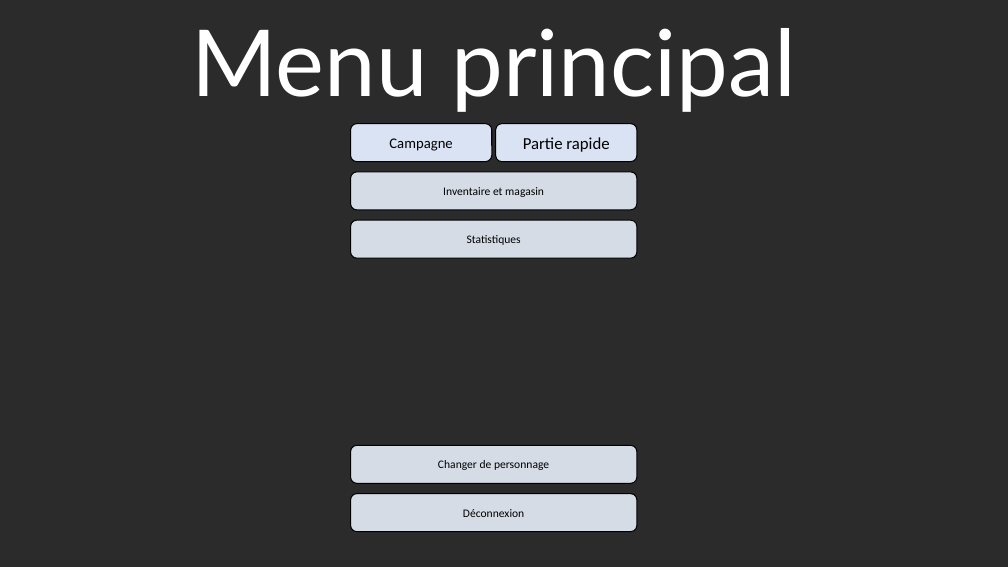
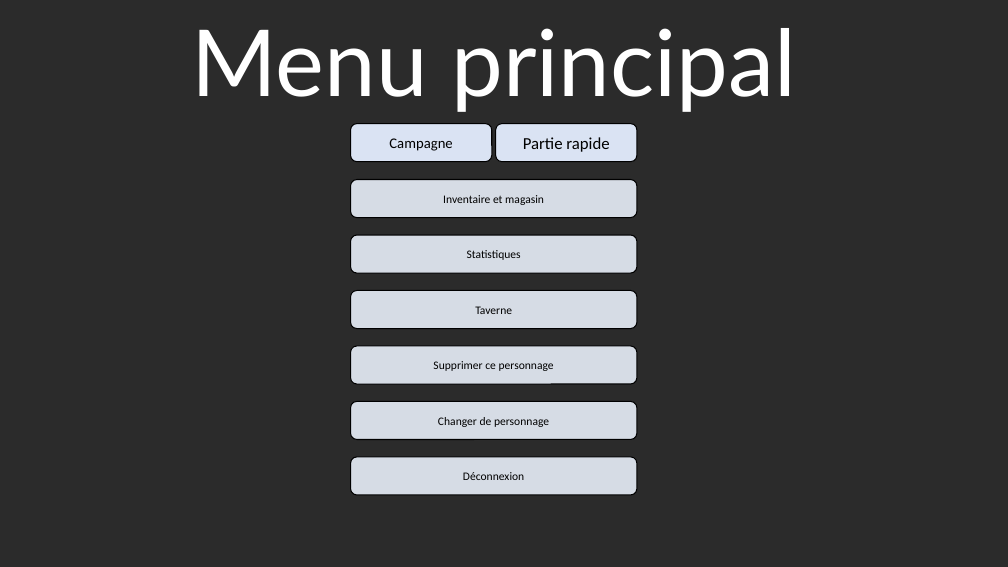
Before and after one commit to agauthier-cstj/Combaxe_Utilities, a slide deck: slide 4 of Écrans_Navigation_Combaxe.pptx. Drawn at 1008x567 pixels with LibreOffice and Linux fonts; fonts in the diff are those of the drawing; background and template pictures are left out; a plain dark background stands for a picture behind light text. Boxes give left, top, right and bottom in pixels: in the first picture for what was removed or moved away, otherwise in the second. Text is boxed around its words. In the diff, an @@ line names an element or a change of style, - is before the commit and + after.

```diff
--- a/Écrans_Navigation_Combaxe.pptx
+++ b/Écrans_Navigation_Combaxe.pptx
@@ rounded rectangle "Inventaire et magasin": place and size @@
-rounded rectangle "Inventaire et magasin" at [351, 172, 637, 209]
+rounded rectangle "Inventaire et magasin" at [351, 179, 637, 217]
@@ rounded rectangle "Statistiques": place and size @@
-rounded rectangle "Statistiques" at [351, 220, 637, 258]
+rounded rectangle "Statistiques" at [351, 235, 637, 273]
@@ rounded rectangle added at [351, 290, 637, 328], fill #D6DCE5, outline #000000 1 pt, 11 pt, text #000000 @@
+Taverne
@@ rounded rectangle added at [351, 346, 637, 384], fill #D6DCE5, outline #000000 1 pt, 11 pt, text #000000 @@
+Supprimer ce personnage
@@ rounded rectangle "Changer de personnage": place and size @@
-rounded rectangle "Changer de personnage" at [351, 445, 637, 483]
+rounded rectangle "Changer de personnage" at [351, 402, 637, 439]
@@ rounded rectangle "Déconnexion": place and size @@
-rounded rectangle "Déconnexion" at [351, 494, 637, 532]
+rounded rectangle "Déconnexion" at [351, 457, 637, 495]
```
Also in this commit, not shown: 1 other slide changed, 1 other file.
